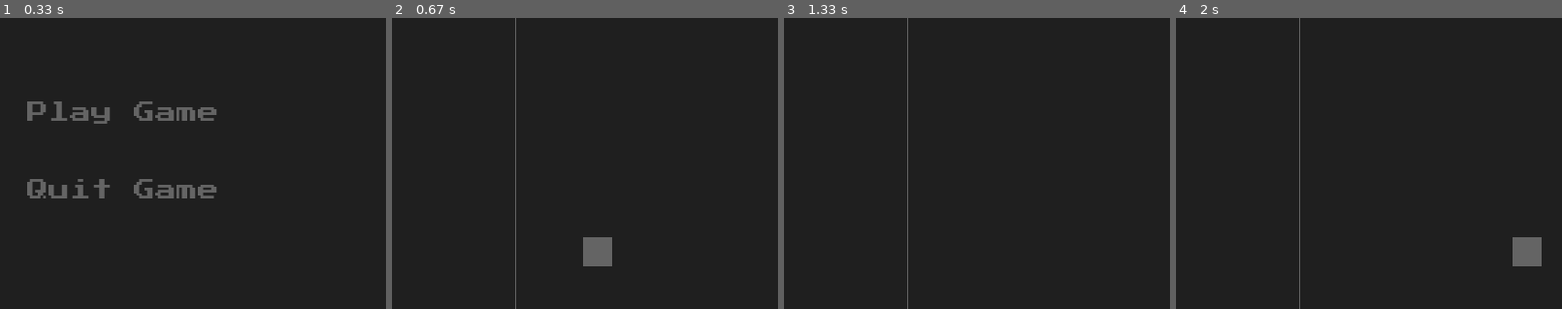
Above: before the commit, frames 1-4 (left to right).
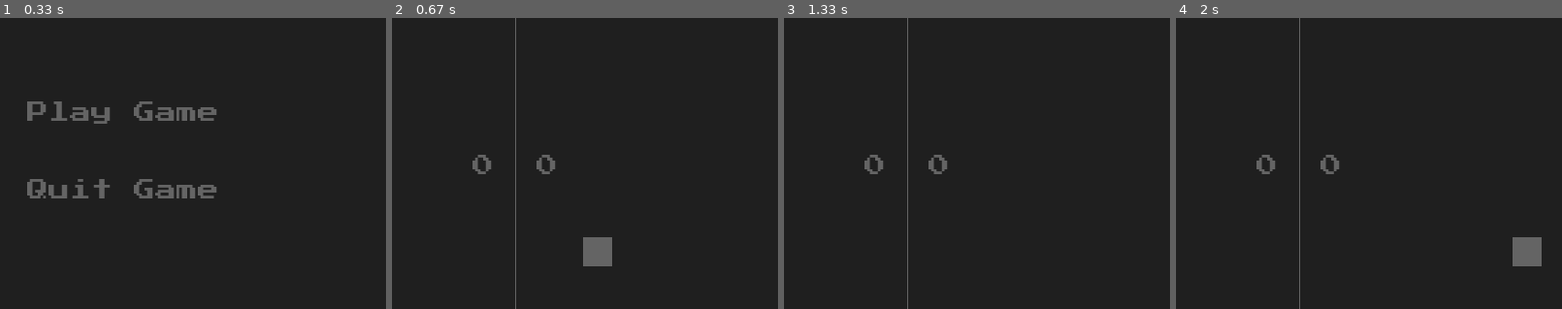
Above: after the commit, the same moments.

Repository: harryedgeworth/pong-pygame
Game: pygame game, started from main.py
The game is run twice, just before and just after one commit, with the same random seed, the same clock (stepped at 60 frames per second) and the same inputs.
Inputs (mouse positions are % of the whole screen's width and height, from its top left):
- Up to frame 1 (0.33 s): no input
- Up to frame 2 (0.67 s): click "Play Game" at 0.38 s
- Up to frame 3 (1.33 s): hold Up 0.67-1.13 s; move the mouse to (51, 56) at 0.7 s; hold Down from 1.17 s (still down)
- Up to frame 4 (2 s): release Down at 1.47 s; hold Up 1.5-1.87 s; hold Down from 1.9 s (still down)
The pictures show only the part of the screen within x 34-84%, y 24-74%; the shares and areas given below are measured in that part.

Frame 1 is identical in both runs. In frame 2, 0.3% of the frame differs, in the area x 20-43%, y 47-54%; in frame 3, 0.3%; in frame 4, 0.3%.

Commit message:
Scoring functionality recovered

Diff:
--- a/src/gameState.py
+++ b/src/gameState.py
@@ -8,6 +8,12 @@
 class GameState(State):
     def __init__(self, stateManager):
         self.stateManager = stateManager
+        self.AM = self.stateManager.AM
+
+        self.GAME_FONT = pygame.font.Font("assets/fonts/pstart.ttf", 22)
+
+        self.WIDTH = pygame.display.get_surface().get_width()
+        self.HEIGHT = pygame.display.get_surface().get_height()
 
     def handleEvents(self, events):
         for event in events:
@@ -28,16 +34,24 @@
     def tick(self):
         self.all_sprites.update(self.ball, self.player, self.opponent)
 
+        self.player_text = self.GAME_FONT.render(f"{self.player.score}", True, (100,100,100))
+        self.opponent_text = self.GAME_FONT.render(f"{self.opponent.score}", True, (100,100,100))
+
     def blit(self, surface):
         surface.fill(pygame.Color('grey12'))
-        pygame.draw.aaline(surface, (100,100,100), (800/2, 0), (800/2, 600))
+        pygame.draw.aaline(surface, (100,100,100), (self.WIDTH/2, 0), (self.WIDTH/2, self.HEIGHT))
+
+        surface.blit(self.player_text, (356,285))
+        surface.blit(self.opponent_text, (422,285))
 
         self.all_sprites.draw(surface)
 
     def join(self, old_state=None):
         if old_state == 'menu':
+
+            self.ball = Ball((100,100,100))
+            self.player = Paddle((100,100,100), 20, self.HEIGHT/2, 1)
+            self.opponent = Paddle((100,100,100), self.WIDTH - 20, self.HEIGHT/2, 2)
+
             self.all_sprites = pygame.sprite.Group()
-            self.ball = Ball((100,100,100))
-            self.player = Paddle((100,100,100), 20, 600/2, 1)
-            self.opponent = Paddle((100,100,100), 800 - 20, 600/2, 2)
             self.all_sprites.add(self.ball, self.player, self.opponent)
--- a/src/menuState.py
+++ b/src/menuState.py
@@ -6,6 +6,9 @@
     def __init__(self, stateManager):
         self.stateManager = stateManager
         self.AM = self.stateManager.AM
+
+        self.WIDTH = pygame.display.get_surface().get_width()
+        self.HEIGHT = pygame.display.get_surface().get_height()
 
         # Add images for play text and hover text
         self.AM.add_asset('play_image',
@@ -16,7 +19,7 @@
                 'menu')
         # Rectangle represented play text
         self.play_button = pygame.Rect(
-            (400-self.AM.get_asset('play_image', 'menu').get_size()[0]/2, 230),
+            (self.WIDTH / 2 - self.AM.get_asset('play_image', 'menu').get_size()[0]/2, 230),
             self.AM.get_asset('play_image', 'menu').get_size())
 
         # Add images for quit text and hover text
@@ -28,7 +31,7 @@
                 'menu')
         # Rectangle represented quit text
         self.quit_button = pygame.Rect(
-            (400-self.AM.get_asset('quit_image', 'menu').get_size()[0]/2, 310),
+            (self.WIDTH / 2- self.AM.get_asset('quit_image', 'menu').get_size()[0]/2, 310),
             self.AM.get_asset('quit_image', 'menu').get_size())
 
     def handleEvents(self, events):
